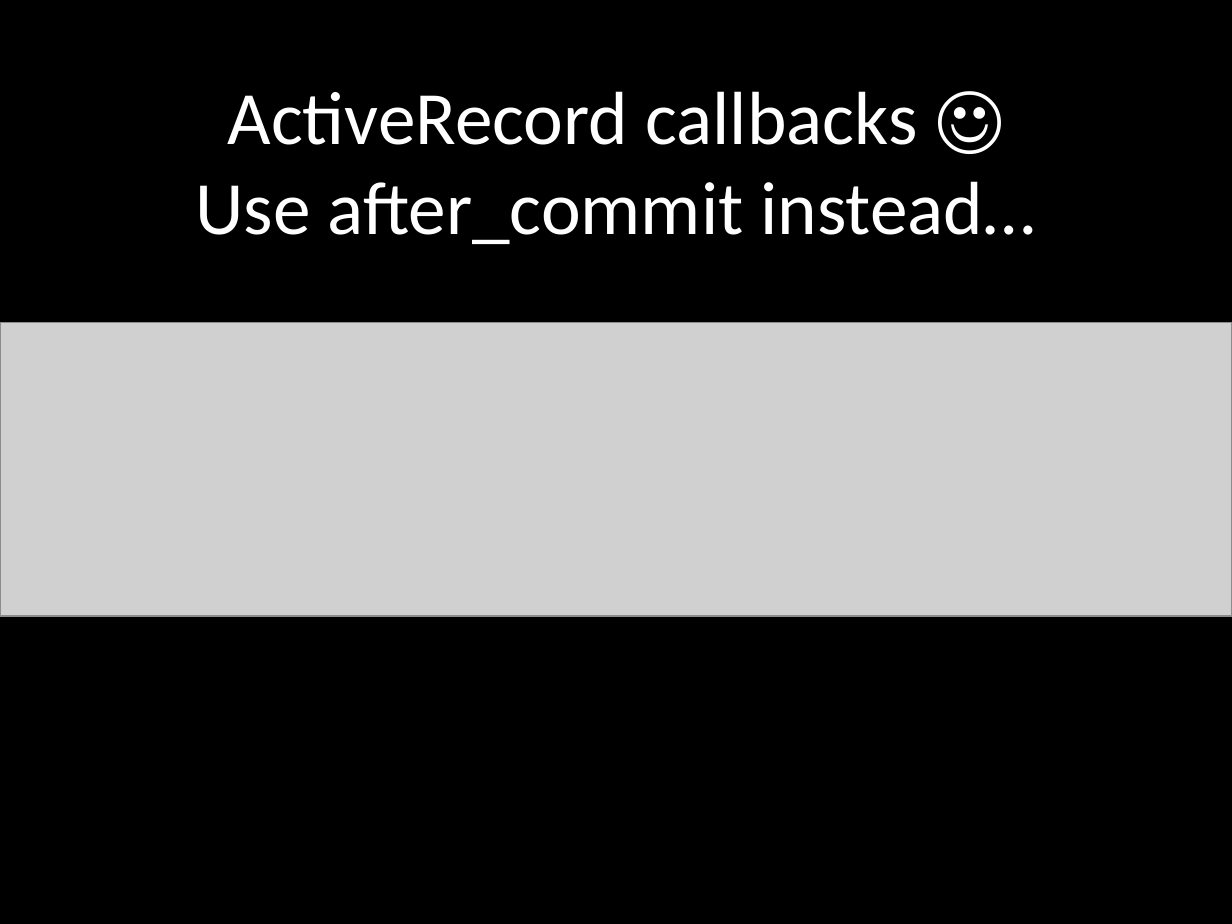
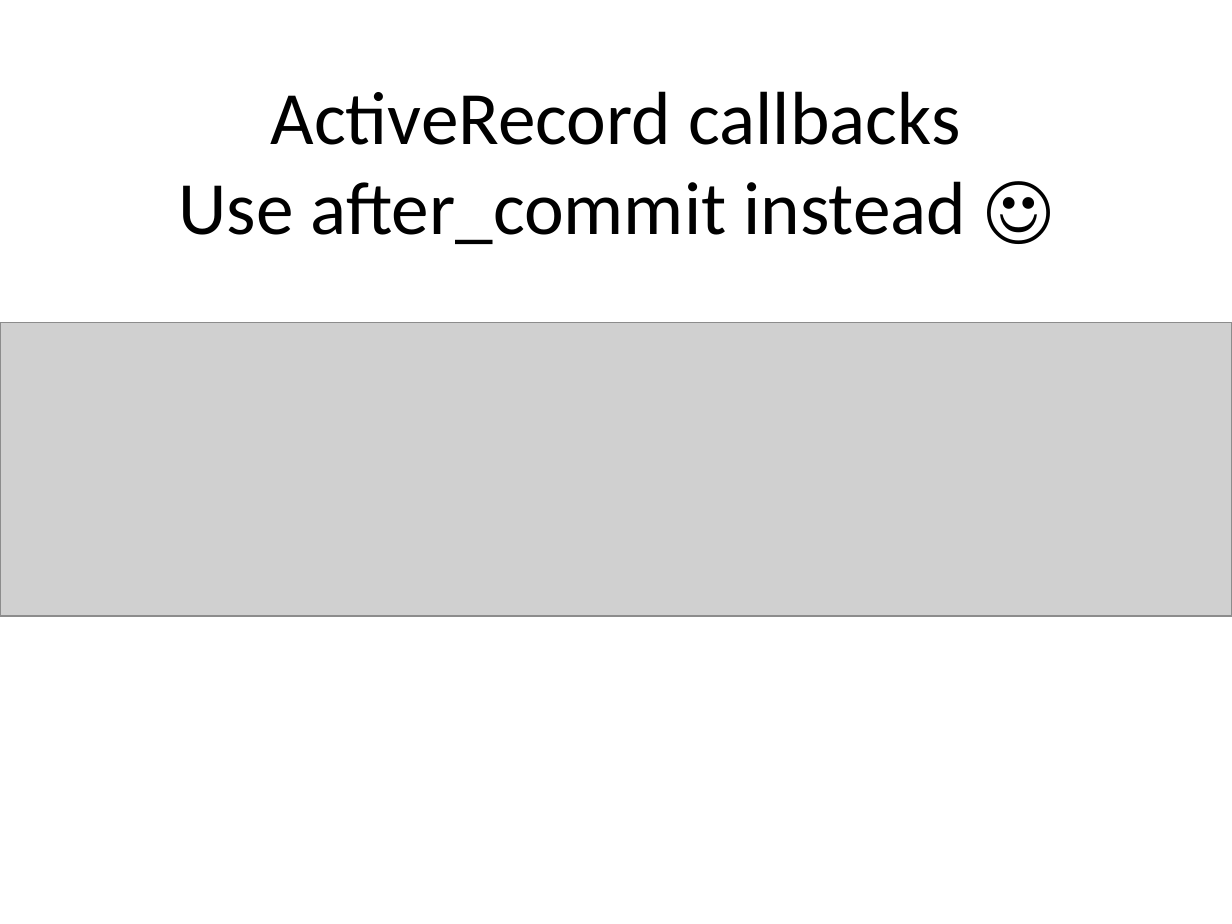
Before and after one commit to redsquirrel/redis-at-groupon, a slide deck: slide 17 of redis-groupon.pptx. Drawn at 1232x924 pixels with LibreOffice and Linux fonts; fonts in the diff are those of the drawing; grey boxes stand for pictures. Boxes give left, top, right and bottom in pixels: in the first picture for what was removed or moved away, otherwise in the second. Text is boxed around its words. In the diff, an @@ line names an element or a change of style, - is before the commit and + after.

```diff
--- a/redis-groupon.pptx
+++ b/redis-groupon.pptx
@@ background #000000 to #FFFFFF @@
@@ title at (x1=178, y1=91, x2=966, y2=244): text changed; text colour #FFFFFF to #000000 @@
-ActiveRecord callbacks ☺
-Use after_commit instead…
+ActiveRecord callbacks
+Use after_commit instead ☺
```
Also in this commit, not shown: 19 other slides changed, 5 slides added, 4 slides removed.
